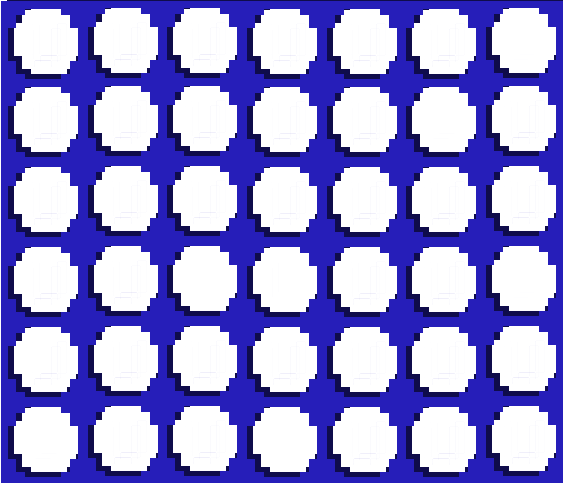
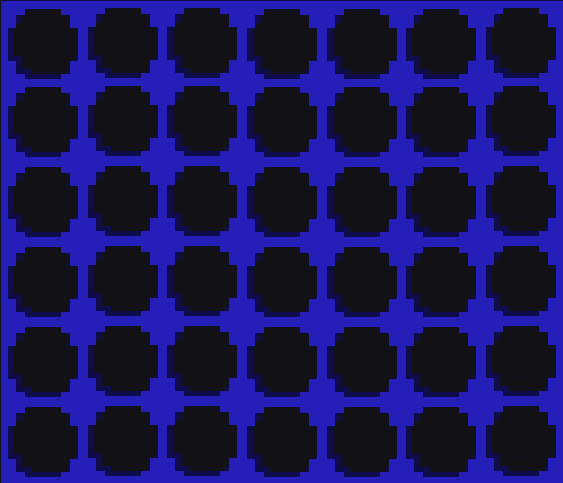
Revision of a layered 563x483 image; what changed, layer by layer:
added layer "Layer 9" above "table" over left=0, top=0, right=556, bottom=483
